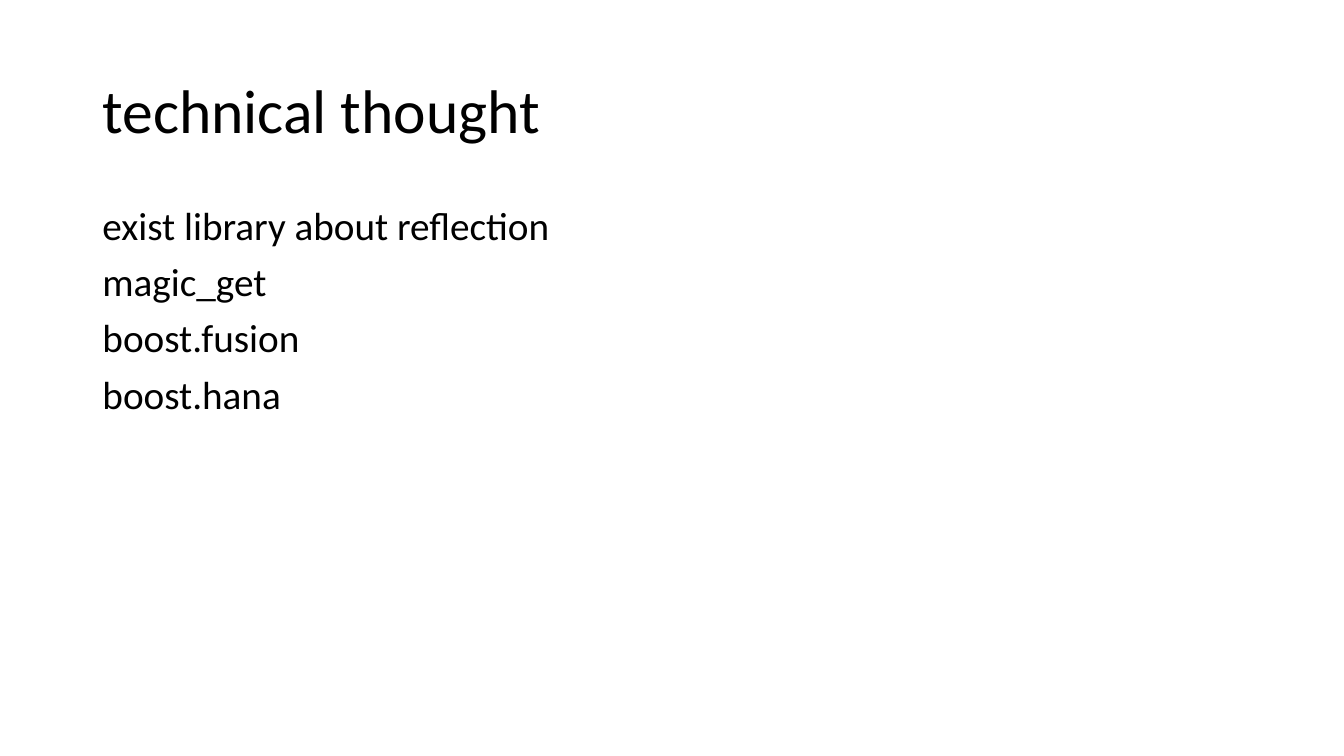
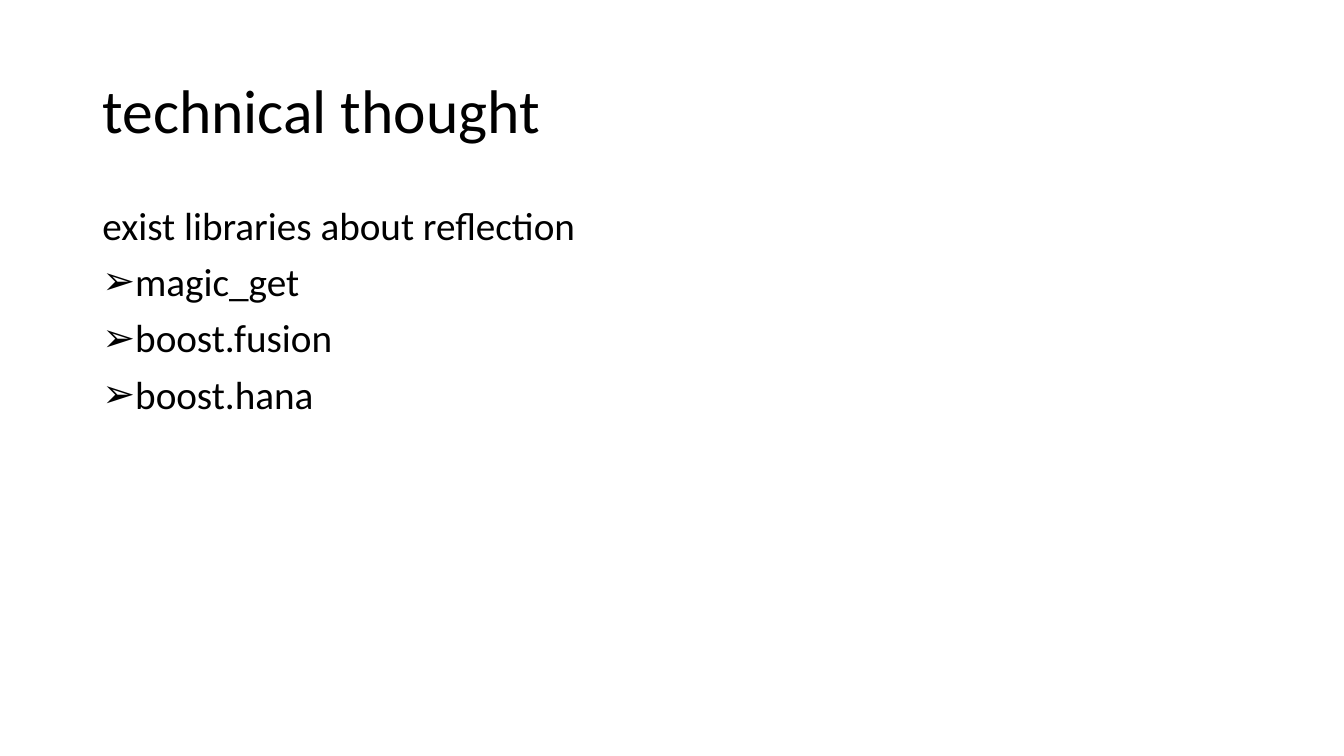
Before and after one commit to qicosmos/cppcon2017, a slide deck: slide 19 of cppcon2017.pptx. Drawn at 1344x756 pixels with LibreOffice and Linux fonts; fonts in the diff are those of the drawing. Boxes give left, top, right and bottom in pixels: in the first picture for what was removed or moved away, otherwise in the second. Text is boxed around its words. In the diff, an @@ line names an element or a change of style, - is before the commit and + after.

Commit message:
add

```diff
--- a/cppcon2017.pptx
+++ b/cppcon2017.pptx
@@ text at [102, 212, 575, 241]: text changed @@
-exist library about reflection
+exist libraries about reflection
@@ text at [135, 269, 332, 410]: bullet none to ➢ @@
```
Also in this commit, not shown: 1 other slide changed.
